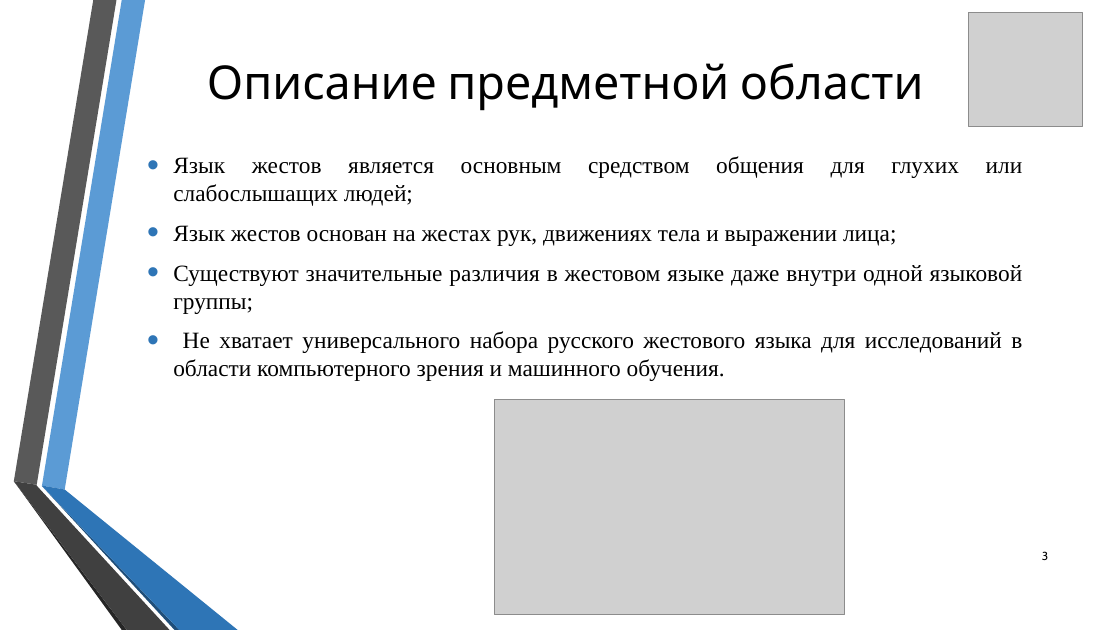
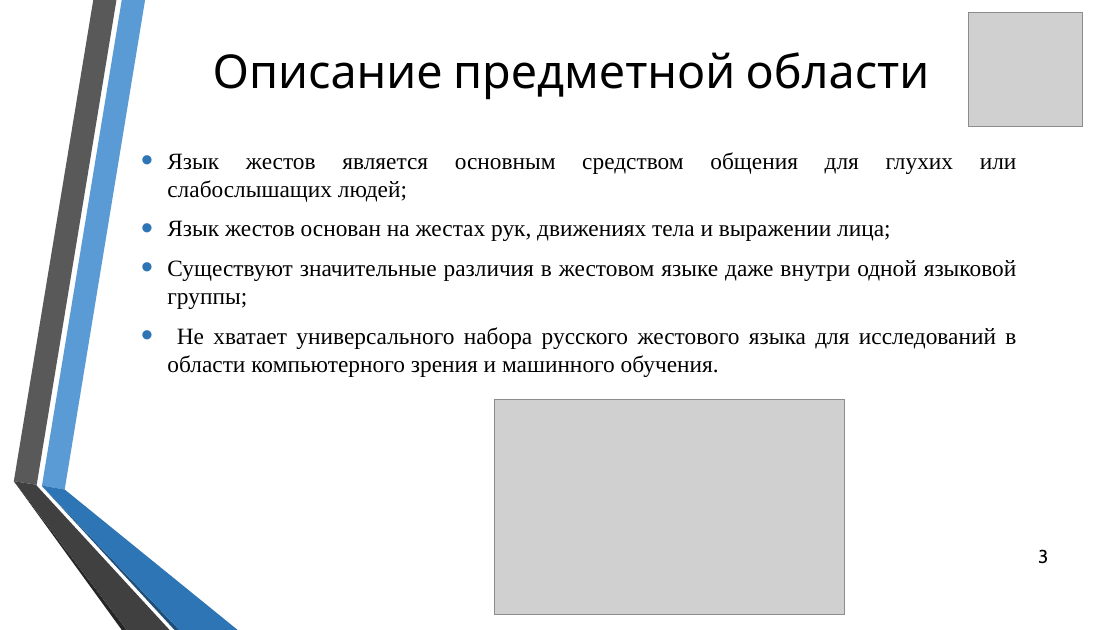
Before and after one commit to Elikul/vkr2, a slide deck: slide 3 of Презентация ВКР (Куликова ИТ-2МО).pptx. Drawn at 1120x630 pixels with LibreOffice and Linux fonts; fonts in the diff are those of the drawing; grey boxes stand for pictures; background and template pictures are left out. Boxes give left, top, right and bottom in pixels: in the first picture for what was removed or moved away, otherwise in the second. Text is boxed around its words. In the diff, an @@ line names an element or a change of style, - is before the commit and + after.

```diff
--- a/Презентация ВКР (Куликова ИТ-2МО).pptx
+++ b/Презентация ВКР (Куликова ИТ-2МО).pptx
@@ title "Описание предметной области": place and size @@
-title "Описание предметной области" at [207,63,924,111]
+title "Описание предметной области" at [213,52,930,100]
@@ text "Язык жестов является основным средством ...": place and size @@
-text "Язык жестов является основным средством ..." at [173,156,1023,381]
+text "Язык жестов является основным средством ..." at [167,152,1017,377]
@@ page number at [1038,549,1048,564]: size 10 to 16 pt @@
```
Also in this commit, not shown: 10 other slides changed, 2 slides added, 5 other files.
